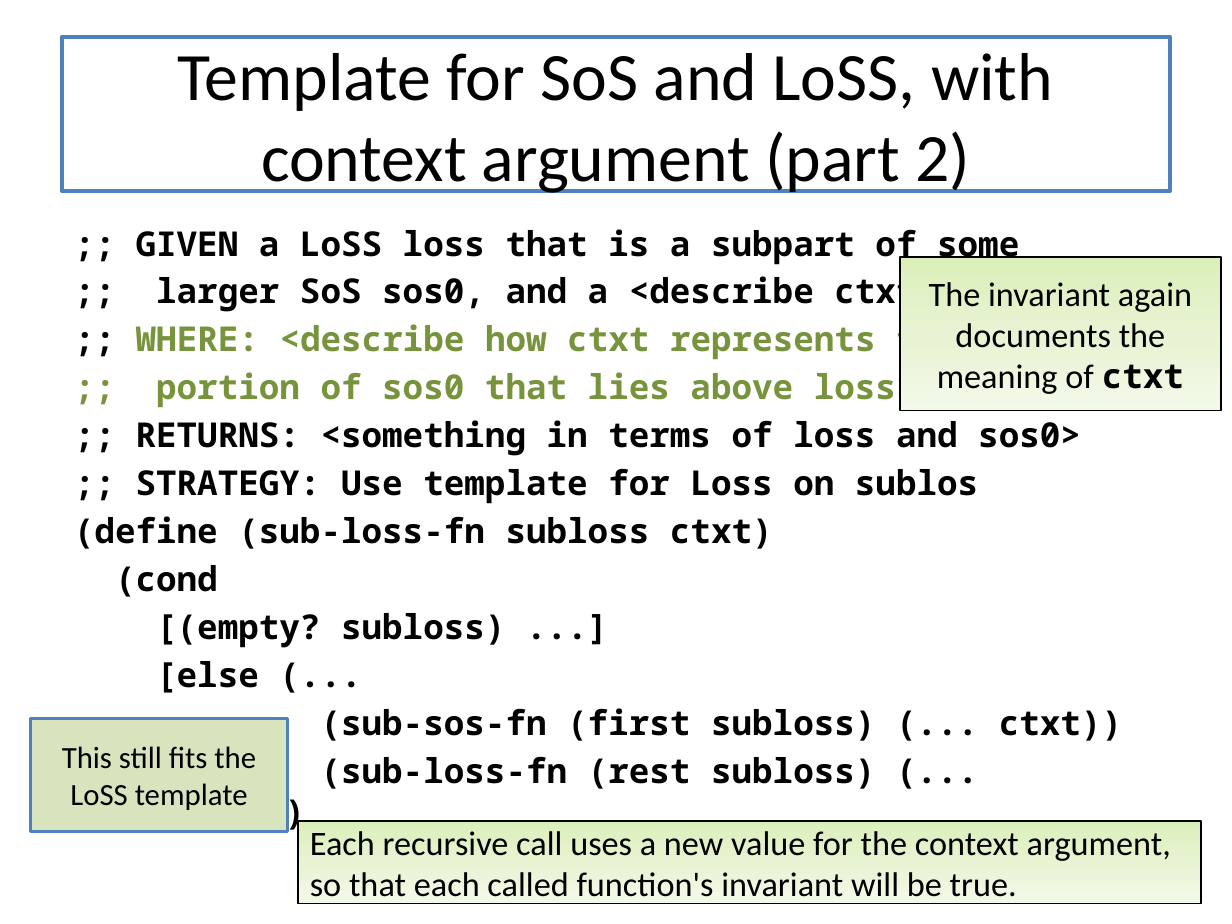
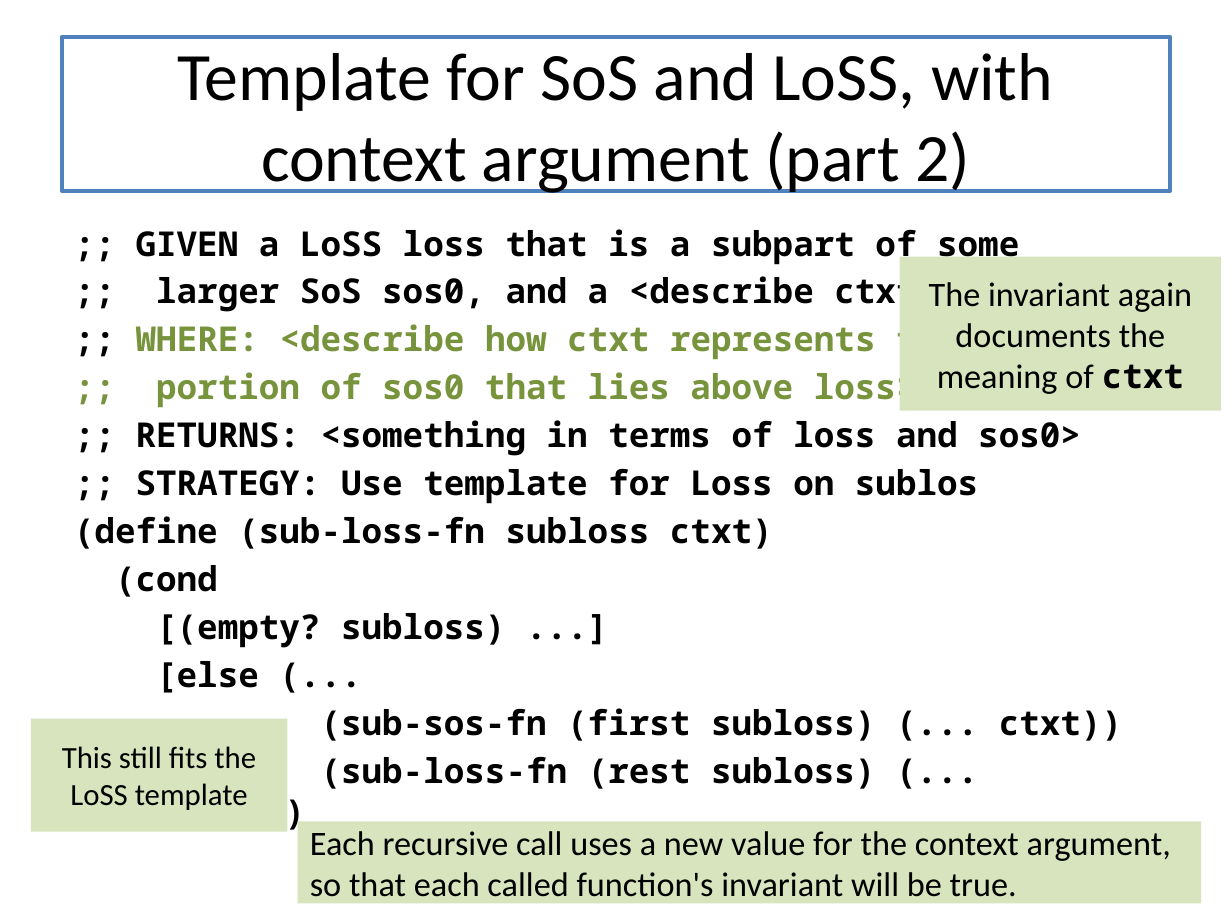
Before and after one commit to mwand/cs5010f16, a slide deck: slide 12 of Slides/Lesson 7.2 More Examples of Invariants.pptx. Drawn at 1232x924 pixels with LibreOffice and Linux fonts; fonts in the diff are those of the drawing. Boxes give left, top, right and bottom in pixels: in the first picture for what was removed or moved away, otherwise in the second. Text is boxed around its words. In the diff, an @@ line names an element or a change of style, - is before the commit and + after.

```diff
--- a/Slides/Lesson 7.2 More Examples of Invariants.pptx
+++ b/Slides/Lesson 7.2 More Examples of Invariants.pptx
@@ rectangle "The invariant again documents the ..." at [899, 256, 1221, 410]: fill gradient #DDEFBB to #E8F4D4 to #F3F9E9 to #D7E4BD; outline #000000 1 pt to none @@
@@ rectangle "This still fits the LoSS ..." at [31, 718, 287, 832]: outline #4F81BD 2 pt to none @@
@@ rectangle "Each recursive call uses a ..." at [298, 822, 1201, 904]: fill gradient #DDEFBB to #E8F4D4 to #F3F9E9 to #D7E4BD; outline #000000 1 pt to none @@
```
Also in this commit, not shown: 9 other slides changed, 9 other files.
